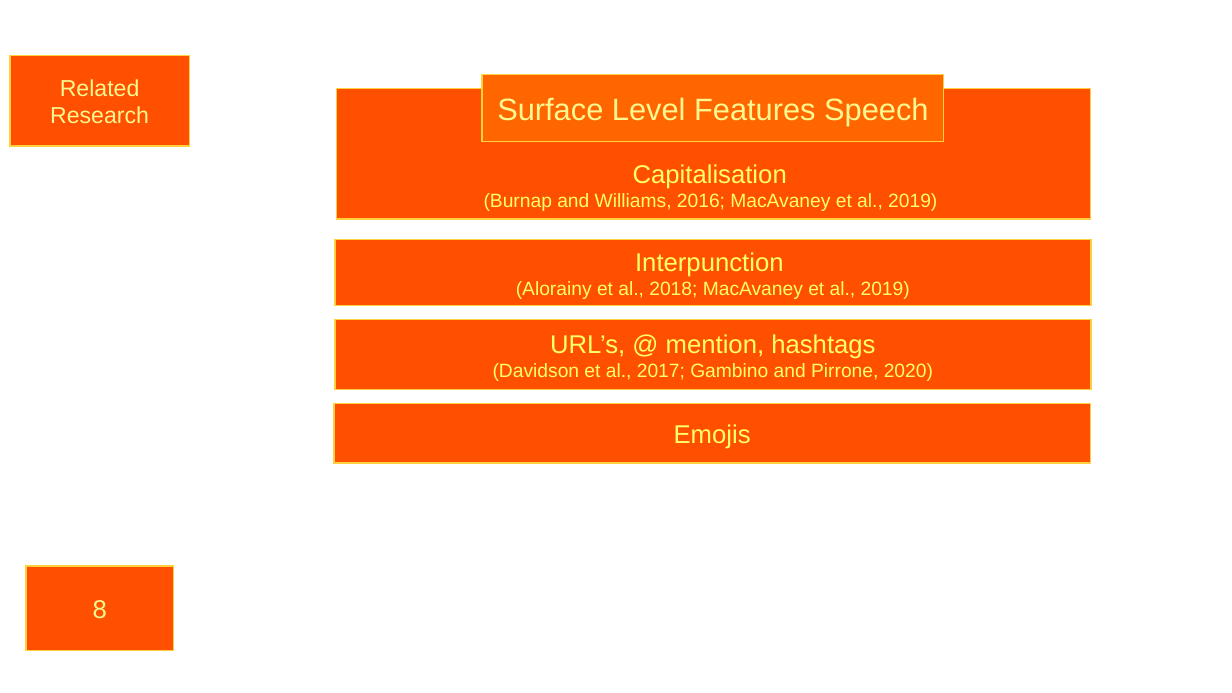
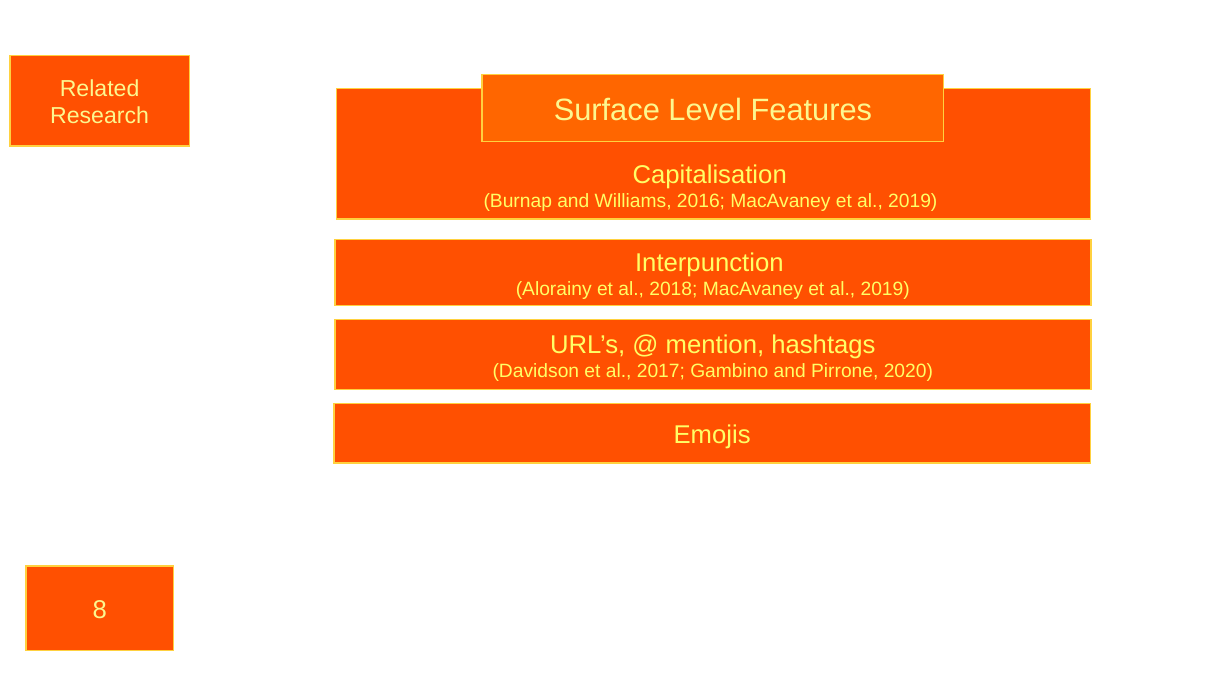
Before and after one commit to SiebeBrouwer/NLP_Group2_StillProcessing, a slide deck: slide 8 of NLP_Project_Presentation.pptx. Drawn at 1232x693 pixels with LibreOffice and Linux fonts; fonts in the diff are those of the drawing; background and template pictures are left out. Boxes give left, top, right and bottom in pixels: in the first picture for what was removed or moved away, otherwise in the second. Text is boxed around its words. In the diff, an @@ line names an element or a change of style, - is before the commit and + after.

```diff
--- a/NLP_Project_Presentation.pptx
+++ b/NLP_Project_Presentation.pptx
@@ text in rectangle at bbox=[554, 97, 873, 120]: text changed @@
-Surface Level Features Speech
+Surface Level Features
```
Also in this commit, not shown: 2 other slides changed.
